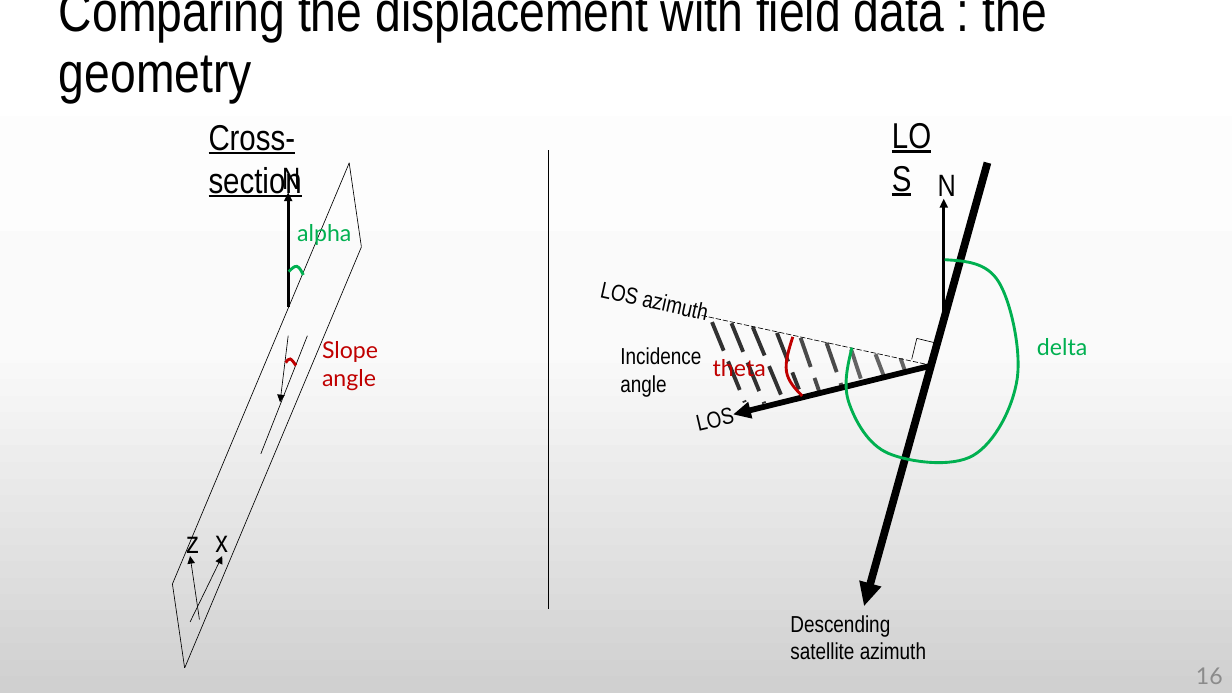
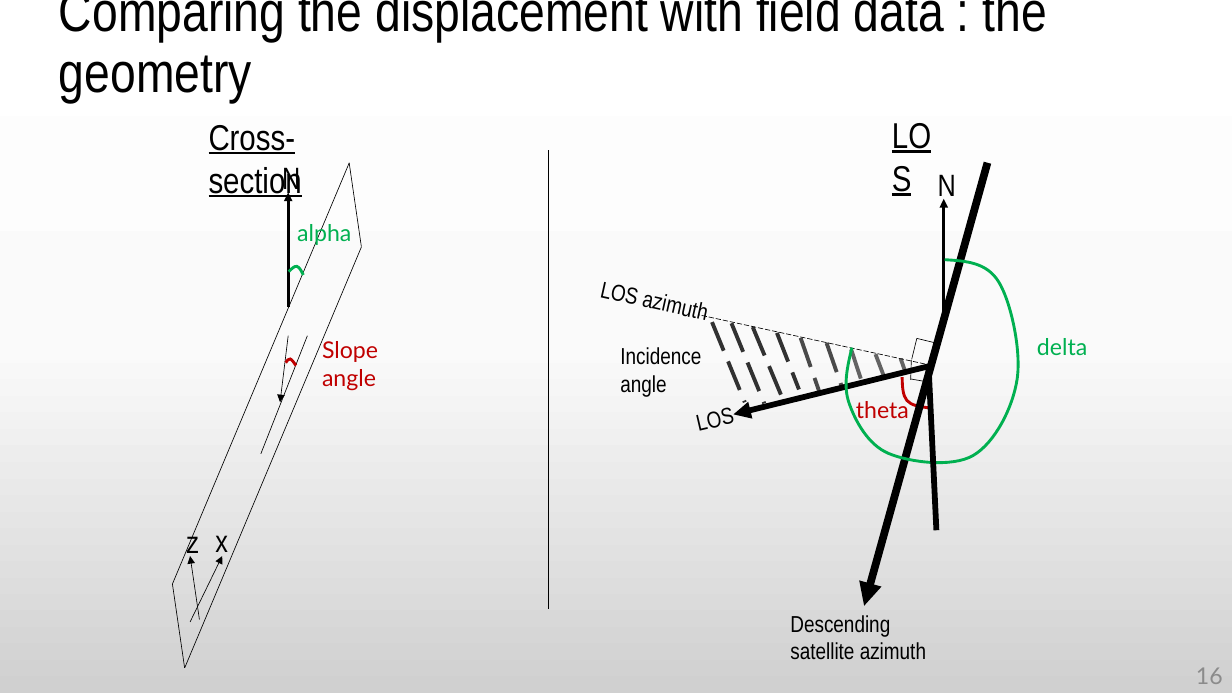
Before and after one commit to LeoLetellier/SLBL-FSA, a slide deck: slide 16 of SFA-stepbystep.pptx. Drawn at 1232x693 pixels with LibreOffice and Linux fonts; fonts in the diff are those of the drawing. Boxes give left, top, right and bottom in pixels: in the first picture for what was removed or moved away, otherwise in the second. Text is boxed around its words. In the diff, an @@ line names an element or a change of style, - is before the commit and + after.

```diff
--- a/SFA-stepbystep.pptx
+++ b/SFA-stepbystep.pptx
@@ freeform shape at bbox=[897, 373, 928, 415]: rotation 0 to 333 degrees; outline redrawn @@
@@ line added from (929, 382) to (911, 379), #000000 0.5 pt @@
@@ line added from (911, 360) to (911, 380), #000000 0.5 pt @@
@@ line added from (929, 368) to (936, 531), #000000 4.5 pt @@
@@ text "theta": place and size @@
-text "theta" at bbox=[713, 359, 766, 382]
+text "theta" at bbox=[856, 398, 909, 424]
```
Also in this commit, not shown: 1 other file.
